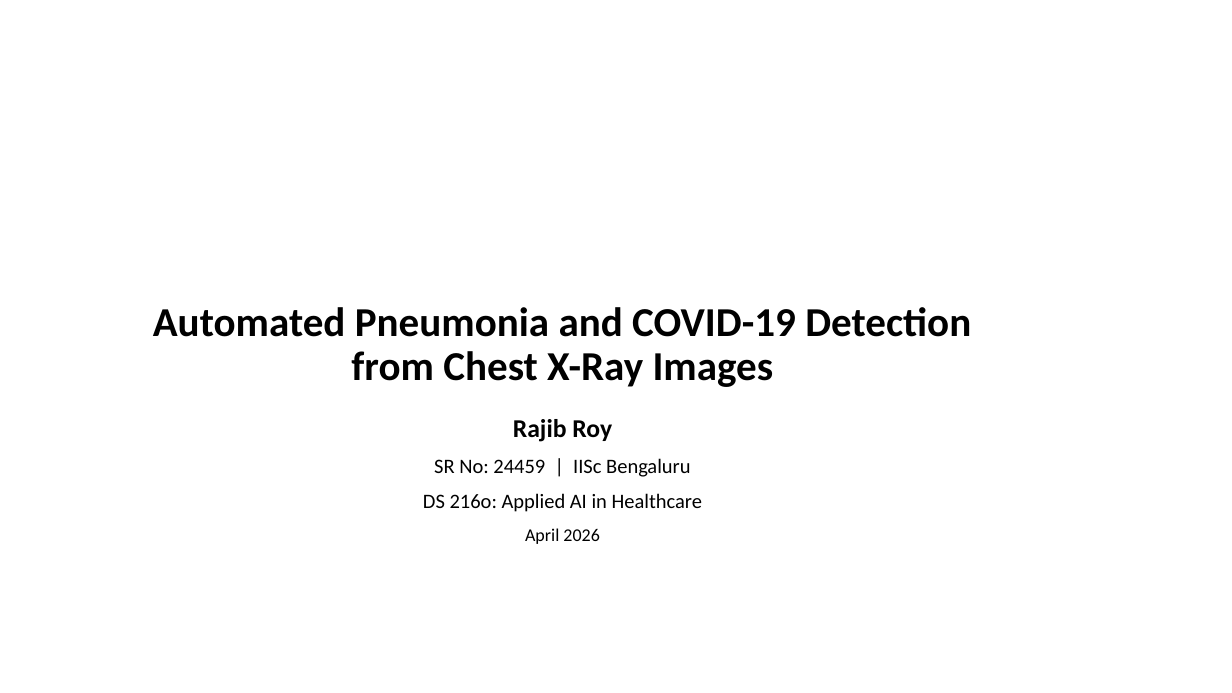
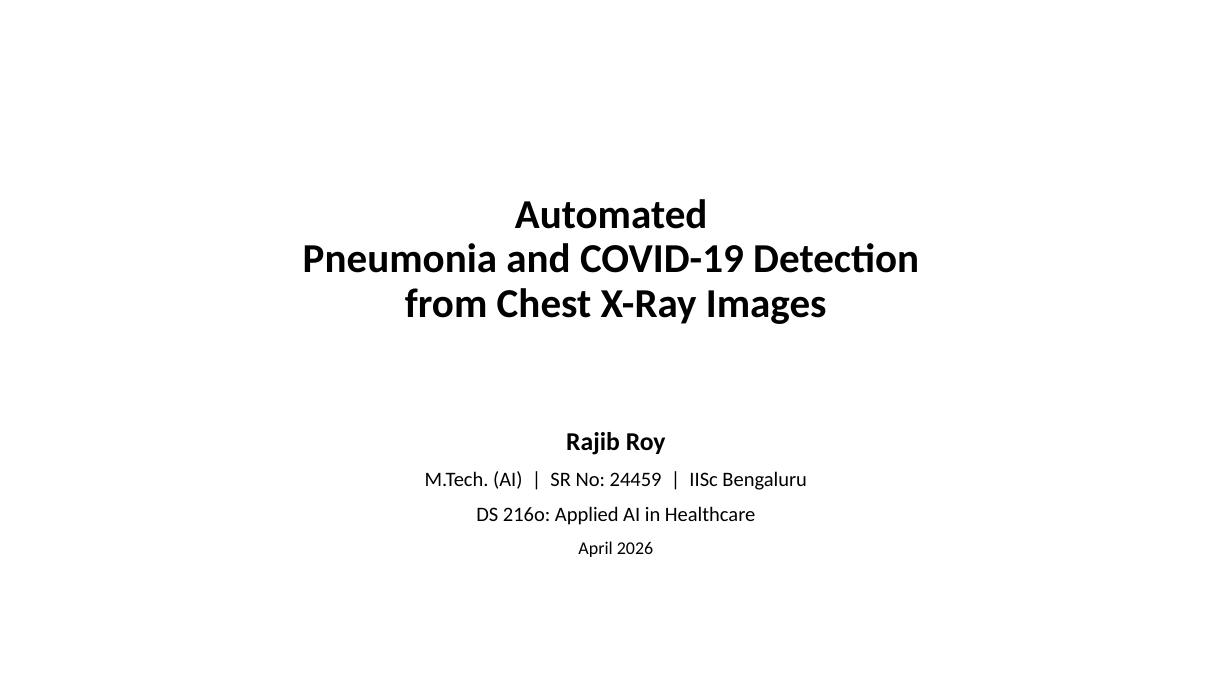
Before and after one commit to bboyrajib/pneumonia-prediction-streamlit, a slide deck: slide 1 of docs/Automated Pneumonia and COVID-19 Detection from Chest X-Ray Images.pptx. Drawn at 1232x693 pixels with LibreOffice and Linux fonts; fonts in the diff are those of the drawing. Boxes give left, top, right and bottom in pixels: in the first picture for what was removed or moved away, otherwise in the second. Text is boxed around its words. In the diff, an @@ line names an element or a change of style, - is before the commit and + after.

```diff
--- a/docs/Automated Pneumonia and COVID-19 Detection from Chest X-Ray Images.pptx
+++ b/docs/Automated Pneumonia and COVID-19 Detection from Chest X-Ray Images.pptx
@@ title "Automated Pneumonia and COVID-19 Detection ..." rewrapped from (153,307,971,387) to (303,199,919,324) @@
@@ subtitle "Rajib Roy": place and size @@
-subtitle "Rajib Roy" at (423,419,702,544)
+subtitle "Rajib Roy" at (425,432,806,557)
@@ subtitle at (425,471,806,490): text changed @@
-SR No: 24459 | IISc Bengaluru
+M.Tech. (AI) | SR No: 24459 | IISc Bengaluru
```
Also in this commit, not shown: 8 other slides changed.
